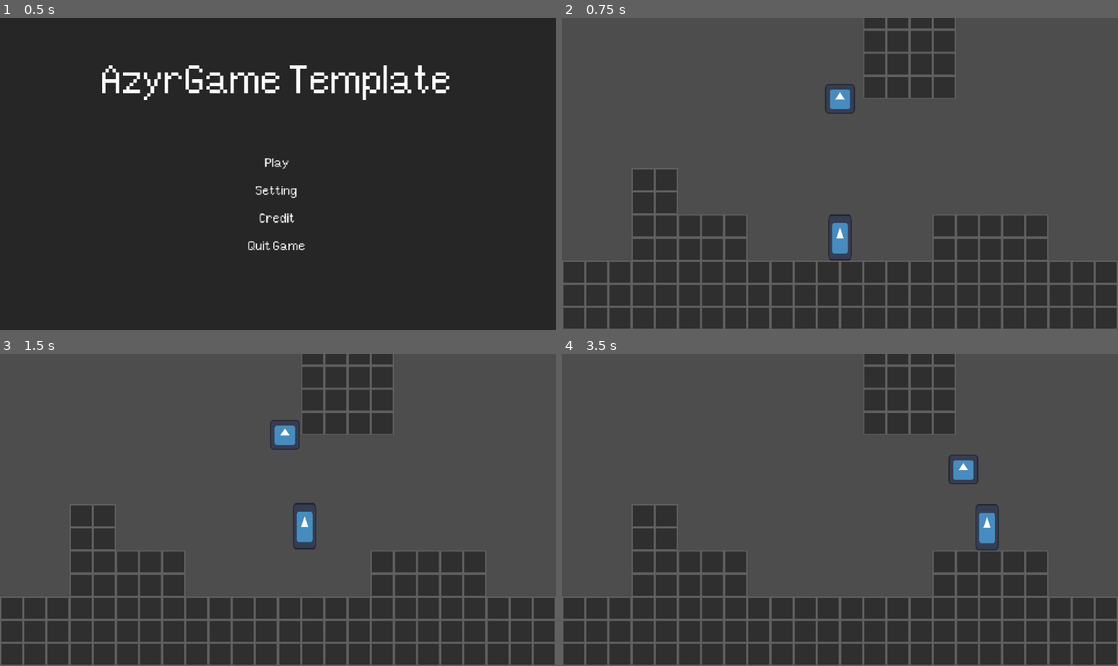
Above: before the commit, frames 1-4 (two rows, left to right).
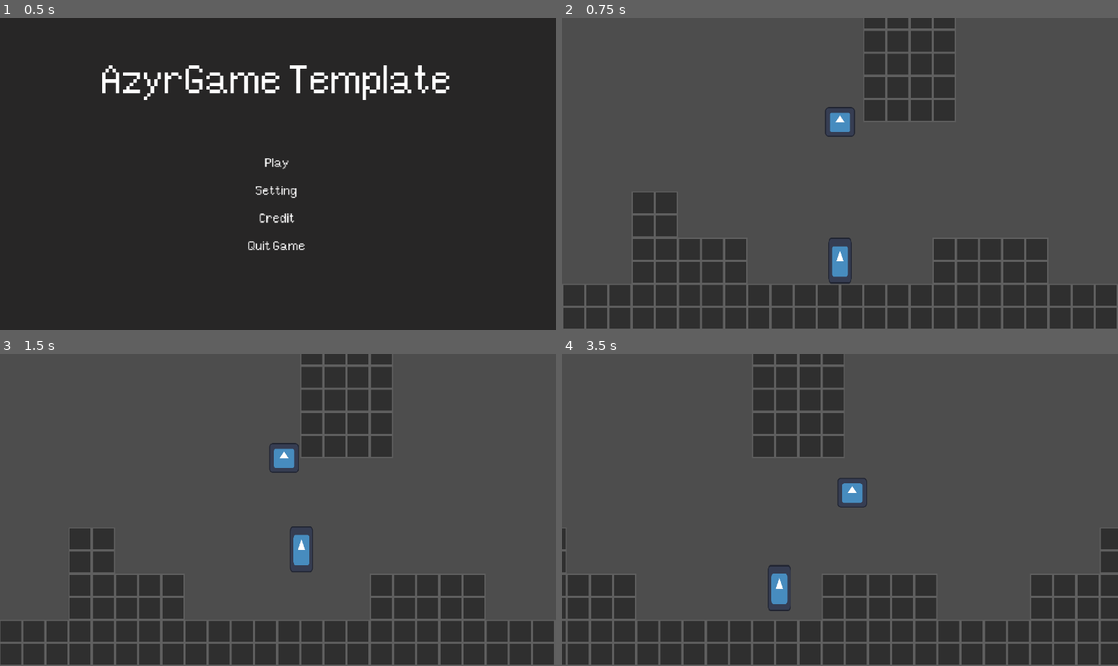
Above: after the commit, the same moments.

Repository: AzyrGames/Godot-Wild-Jam-86
Game: Godot game, scene res://1.Game/Main/main.tscn
Same seed, same stepped clock (60 frames per second), same inputs: the game is played once before the commit and once after it. The engine's default icon, where the game draws it, is replaced by a stand-in: a white triangle on a blue panel in a dark square.
Inputs (mouse positions are in pixels of both pictures, inside the frame that each line leads up to):
- Up to frame 1 (0.5 s): no input
- Up to frame 2 (0.75 s): click "Play" at 0.5 s
- Up to frame 3 (1.5 s): tap Enter at 1.25 s; move the mouse to (400, 494) at 1.27 s; hold D (move_right) from 1.28 s (still down); hold Space (move_jump) from 1.28 s (still down); tap Tab (switch_character) at 1.35 s; click (400, 494) at 1.42 s
- Up to frame 4 (3.5 s): move the mouse to (728, 525) at 2.02 s; release D (move_right) at 2.03 s; release Space (move_jump) at 2.03 s; hold S (move_down) 2.03-2.78 s; tap Space (move_jump) at 2.1, 2.27, 2.57 s; tap Tab (switch_character) at 2.3, 2.85 s; move the mouse to (895, 441) at 2.77 s; hold D (move_right) from 2.78 s (still down); hold Space (move_jump) from 2.78 s (still down)

Frame 1 is identical in both runs. In frame 2, 7.9% of the frame differs, in the area x 0-100%, y 21-86%; in frame 3, 9.9%; in frame 4, 24%, in the area x 0-100%, y 0-100%.

Commit message:
Add camera, lerp and tween when switch character

Diff:
--- a/1.Game/Autoload/GameManager.gd
+++ b/1.Game/Autoload/GameManager.gd
@@ -8,6 +8,8 @@
 
 
 var main_2d: Main2D
+
+var game_camera: GameCamera2D
 
 var current_checkpoint: Checkpoint2D
 
--- a/1.Game/Game/game_2d.tscn
+++ b/1.Game/Game/game_2d.tscn
@@ -1,9 +1,10 @@
-[gd_scene load_steps=6 format=3 uid="uid://bw3votfvu4bw7"]
+[gd_scene load_steps=7 format=3 uid="uid://bw3votfvu4bw7"]
 
 [ext_resource type="Script" uid="uid://b74ubmyligtxg" path="res://1.Game/Game/game_2d.gd" id="1_hbmr2"]
 [ext_resource type="PackedScene" uid="uid://d1ahydrto1ctu" path="res://4.Level/Level/TestLevel/level_test_1.tscn" id="2_qj4j1"]
 [ext_resource type="PackedScene" uid="uid://caa43fkynpx52" path="res://2.Object/ConcreteObject/Entity/Character/entity_character_player.tscn" id="3_7mnxe"]
 [ext_resource type="Script" uid="uid://d24d0yuf64ws7" path="res://3.System/PlayerSwitcher/player_switcher.gd" id="3_8a5g4"]
+[ext_resource type="Script" uid="uid://cacxmmyur2858" path="res://3.System/GameCamera/game_camera_2d.gd" id="3_d4v4r"]
 [ext_resource type="PackedScene" uid="uid://bnv7r0f8ypqrw" path="res://2.Object/ConcreteObject/Entity/Ghost/entity_character_ghost.tscn" id="4_my75u"]
 
 [node name="Game2d" type="Node2D"]
@@ -12,14 +13,17 @@
 
 [node name="LevelTest1" parent="." instance=ExtResource("2_qj4j1")]
 
-[node name="Camera2D" type="Camera2D" parent="."]
+[node name="Camera2D" type="Camera2D" parent="." node_paths=PackedStringArray("follow_target_node")]
 physics_interpolation_mode = 1
 position = Vector2(0, 65)
-limit_left = -700
-limit_top = -200
-limit_right = 700
-limit_bottom = 200
+limit_left = -691
+limit_top = -90
+limit_right = 709
+limit_bottom = 180
 editor_draw_limits = true
+script = ExtResource("3_d4v4r")
+follow_target_node = NodePath("../PlayerSwitcher/EntityCharacterPlayer")
+metadata/_custom_type_script = "uid://cacxmmyur2858"
 
 [node name="PlayerSwitcher" type="Node2D" parent="." node_paths=PackedStringArray("character_platformer", "character_ghost")]
 script = ExtResource("3_8a5g4")
--- a/2.Object/Base/Entity/Character/CharacterPlatformer/prototype_character.gd
+++ b/2.Object/Base/Entity/Character/CharacterPlatformer/prototype_character.gd
@@ -83,6 +83,9 @@
 
 ## Initialize physics calculations and setup timers
 func _ready() -> void:
+
+	GameData.entity_character_node.get_or_add(GameData.CharacterType.PLATFORMER, self)
+
 	if movement_setting:
 		# Connect resource changed signal
 		if movement_setting.is_connected("changed", _on_settings_changed):
@@ -96,8 +99,10 @@
 
 ## Main physics update loop
 func _physics_process(delta: float) -> void:
-	if active:
-		_handle_input(delta)
+	# if active:
+		# _handle_input(delta)
+	# else:
+#
 	_update_collision_shape()
 	_apply_gravity(delta)
 	_handle_horizontal_movement(delta)
@@ -115,6 +120,30 @@
 		landed.emit(velocity.y, was_fast_falling)
 	# Update state tracking
 	_was_on_floor_last_frame = is_on_floor()
+
+
+func _input(event: InputEvent) -> void:
+	if active:
+		if Input.is_action_just_pressed("move_jump"):
+			_jump_buffer_timer.start()
+		if Input.is_action_pressed("move_jump") and _is_jumping:
+			_jump_hold_time += get_physics_process_delta_time()
+		if Input.is_action_just_released("move_jump"):
+			if _is_jumping and movement_setting.variable_jump_enabled:
+				_apply_jump_cutoff()
+		var was_fast_falling: bool = _is_fast_falling
+		if Input.is_action_pressed("move_down") and not is_on_floor():
+			_is_fast_falling = true
+			if not was_fast_falling:
+				started_fast_falling.emit()
+		else:
+			_is_fast_falling = false
+
+		_last_horizontal_input = Input.get_axis("move_left", "move_right")
+	else:
+		_last_horizontal_input = 0.0
+
+
 
 ## Update all dependent variables when movement_setting change
 func _on_settings_changed() -> void:
@@ -170,27 +199,6 @@
 
 func _on_coyote_time_timeout() -> void:
 	pass
-
-
-
-## Process player input and store state
-func _handle_input(delta: float) -> void:
-	if Input.is_action_just_pressed("move_jump"):
-		_jump_buffer_timer.start()
-	if Input.is_action_pressed("move_jump") and _is_jumping:
-		_jump_hold_time += delta
-	if Input.is_action_just_released("move_jump"):
-		if _is_jumping and movement_setting.variable_jump_enabled:
-			_apply_jump_cutoff()
-	var was_fast_falling: bool = _is_fast_falling
-	if Input.is_action_pressed("move_down") and not is_on_floor():
-		_is_fast_falling = true
-		if not was_fast_falling:
-			started_fast_falling.emit()
-	else:
-		_is_fast_falling = false
-
-	_last_horizontal_input = Input.get_axis("move_left", "move_right")
 
 
 func _update_timers(delta: float) -> void:
--- a/2.Object/ConcreteObject/Entity/Ghost/entity_character_ghost.gd
+++ b/2.Object/ConcreteObject/Entity/Ghost/entity_character_ghost.gd
@@ -7,6 +7,11 @@
 @export var move_direction: Vector2
 
 var _last_move_direction: Vector2
+
+
+func _ready() -> void:
+	GameData.entity_character_node.get_or_add(GameData.CharacterType.GHOST, self)
+
 
 func _physics_process(delta: float) -> void:
 	if !active: return
--- /dev/null
+++ b/3.System/GameCamera/game_camera_2d.gd
@@ -0,0 +1,48 @@
+extends Camera2D
+class_name GameCamera2D
+
+
+@export var follow_target_node: Node2D
+@export var horizontal_death_zone: Vector2
+
+
+var tween_complete: bool = true
+
+
+func _ready() -> void:
+	GameManager.game_camera = self
+	connect_event_bus()
+
+func _physics_process(delta: float) -> void:
+	follow_target()
+	pass
+
+
+func connect_event_bus() -> void:
+	EventBus.character_switched.connect(_on_character_switched)
+	pass
+
+
+func follow_target() -> void:
+	if !tween_complete: return
+	if follow_target_node:
+		global_position = global_position.lerp(follow_target_node.global_position, 0.15)
+	pass
+
+func _on_character_switched(_character_type: GameData.CharacterType) -> void:
+	follow_target_node = GameData.entity_character_node.get(_character_type)
+	tween_to_new_character()
+	pass
+
+
+var camera_tween : Tween
+
+func tween_to_new_character() -> void:
+	camera_tween = create_tween()
+	tween_complete = false
+	camera_tween.tween_property(self, "global_position", follow_target_node.global_position, 0.3).set_trans(Tween.TRANS_SINE)
+	camera_tween.tween_callback(_on_camera_tween_done)
+	pass
+
+func _on_camera_tween_done() -> void:
+	tween_complete = true
--- a/3.System/PlayerSwitcher/player_switcher.gd
+++ b/3.System/PlayerSwitcher/player_switcher.gd
@@ -4,10 +4,13 @@
 @export var character_platformer: EntityCharacterPlatformer2D
 @export var character_ghost: EntityCharacterGhost2D
 
+var is_character_platformer: bool = true
 
 
-var is_character_platformer: bool = true
+var switch_cooldown: Timer
 
+func _ready() -> void:
+	create_switch_cooldown()
 
 func _input(event: InputEvent) -> void:
 	if Input.is_action_just_pressed("switch_character"):
@@ -16,6 +19,7 @@
 
 
 func switch_character() ->void:
+	if !switch_cooldown.is_stopped(): return
 	if is_character_platformer:
 		character_platformer.active = false
 		character_ghost.active = true
@@ -25,6 +29,15 @@
 		character_platformer.active = true
 		character_ghost.active = false
 		EventBus.character_switched.emit(GameData.CharacterType.PLATFORMER)
+	is_character_platformer = !is_character_platformer
+	switch_cooldown.start()
+	pass
 
-	is_character_platformer = !is_character_platformer
-	pass
+
+
+func create_switch_cooldown() -> void:
+	switch_cooldown = Timer.new()
+	switch_cooldown.autostart = false
+	switch_cooldown.one_shot = true
+	switch_cooldown.wait_time = 0.3
+	add_child(switch_cooldown)
--- a/6.GameData/Base/GameData.gd
+++ b/6.GameData/Base/GameData.gd
@@ -5,6 +5,7 @@
 	GHOST
 }
 
+var entity_character_node: Dictionary[CharacterType, EntityCharacter2D]
 
 # Called when the node enters the scene tree for the first time.
 func _ready() -> void:
Not shown, added: 3.System/GameCamera/game_camera_2d.gd.uid
